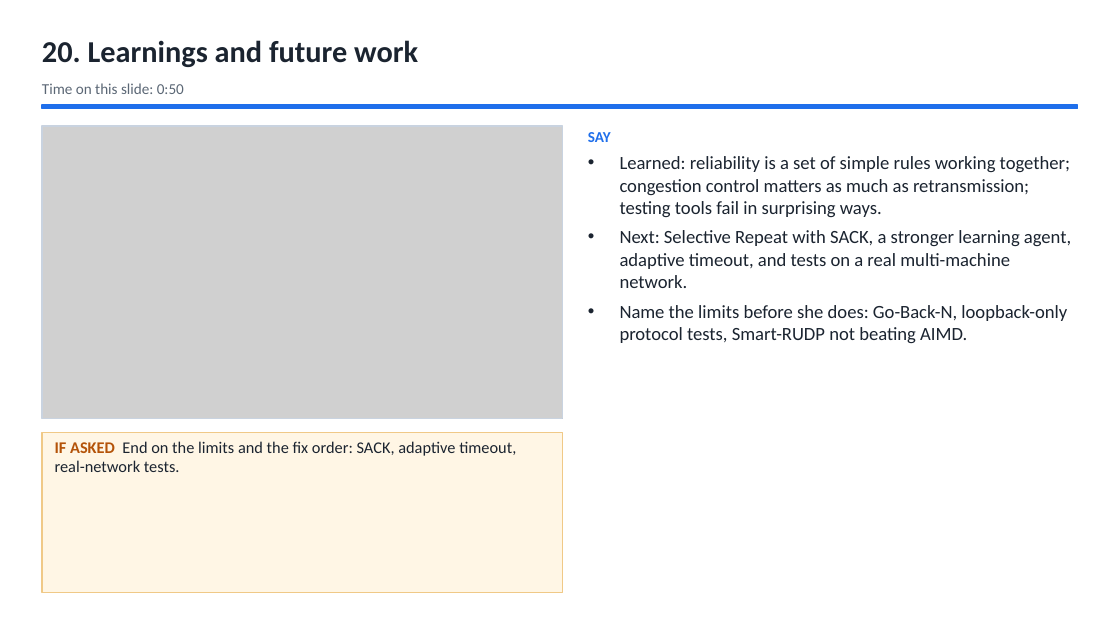
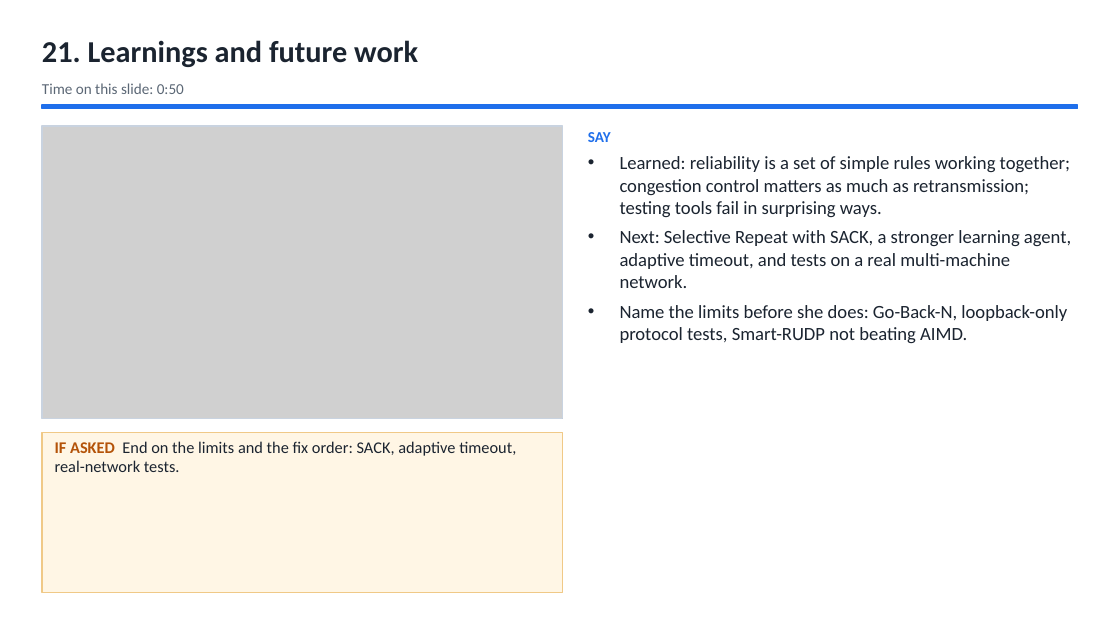
Before and after one commit to Capsturrrr/rudp, a slide deck: slide 23 of docs/RUDP_Host_Guide.pptx (slide 22 before the commit). Drawn at 1120x630 pixels with LibreOffice and Linux fonts; fonts in the diff are those of the drawing; grey boxes stand for pictures. Boxes give left, top, right and bottom in pixels: in the first picture for what was removed or moved away, otherwise in the second. Text is boxed around its words. In the diff, an @@ line names an element or a change of style, - is before the commit and + after.

```diff
--- a/docs/RUDP_Host_Guide.pptx
+++ b/docs/RUDP_Host_Guide.pptx
@@ text at [42, 40, 418, 67]: text changed @@
-20. Learnings and future work
+21. Learnings and future work
```
Also in this commit, not shown: 7 other slides changed, 1 slide added, 3 other files.
